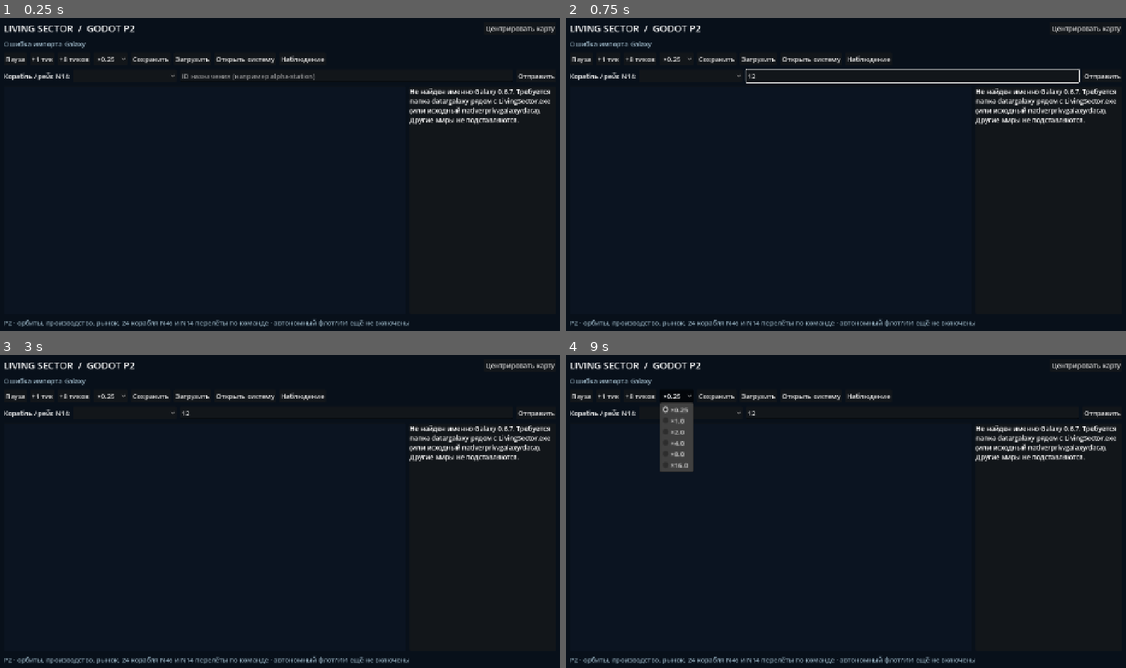
Above: before the commit, frames 1-4 (two rows, left to right).
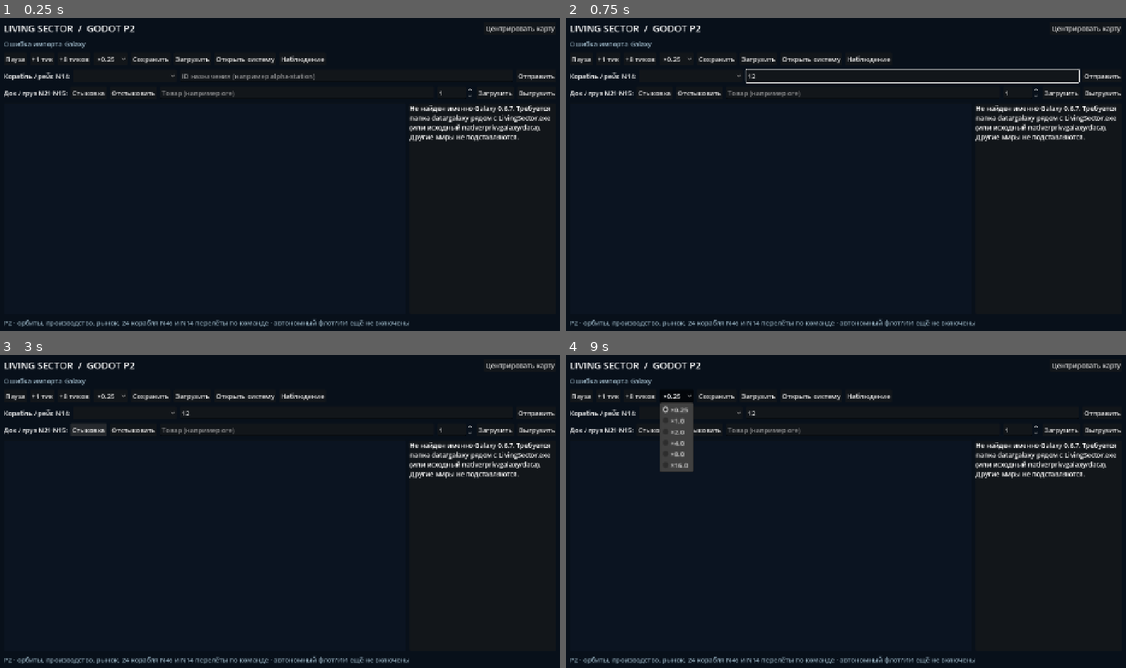
Above: after the commit, the same moments.

Repository: Mefits/Living-Sector
Game: Godot game, scene res://scenes/main.tscn
Same seed, same stepped clock (60 frames per second), same inputs: the game is played once before the commit and once after it.
Inputs (mouse positions are in pixels of both pictures, inside the frame that each line leads up to):
- Up to frame 1 (0.25 s): no input
- Up to frame 2 (0.75 s): click (913, 77) at 0.52 s; type "12" at 0.6 s
- Up to frame 3 (3 s): click "Загрузить" at 1.25 s; click "Отправить" at 2 s; click (89, 430) at 2.75 s, where only the run after the commit has a clickable "Стыковка"
- Up to frame 4 (9 s): click (700, 430) at 3.5 s, where only the run after the commit has a clickable "Отстыковать"; click "Загрузить" at 4.25 s; click (1103, 430) at 5 s, where only the run after the commit has a clickable "Выгрузить"; click "Центрировать карту" at 5.75 s; click "Пауза" at 6.5 s; click "+1 тик" at 7.25 s; click "+8 тиков" at 8 s; click "×0.25" at 8.75 s

The runs differ from the first frame. In frame 1, 2.5% of the frame differs, in the area x 0-100%, y 22-40%; in frame 2, 2.5%; in frame 3, 2.7%; in frame 4, 2.4%.

Commit message:
P2 Gate2: F5 interactive dock, undock, load and unload controls on one N39 World

Diff:
--- a/godot/scripts/main.gd
+++ b/godot/scripts/main.gd
@@ -32,6 +32,8 @@
 var _observer_button: Button
 var _ship_choice: OptionButton
 var _ship_destination: LineEdit
+var _cargo_commodity: LineEdit
+var _cargo_quantity: SpinBox
 
 func _ready() -> void:
     var background := ColorRect.new()
@@ -136,6 +138,39 @@
     depart_button.text = "Отправить"
     depart_button.pressed.connect(_depart_selected_ship)
     ship_orders.add_child(depart_button)
+
+    # N21/N15 explicit physical logistics. This is NOT a paid trade or
+    # second warehouse: all buttons call the same N158 single-World Apply.
+    var logistics := HBoxContainer.new()
+    logistics.add_theme_constant_override("separation", 8)
+    root.add_child(logistics)
+    var cargo_caption := Label.new()
+    cargo_caption.text = "Док / груз N21·N15:"
+    logistics.add_child(cargo_caption)
+    for spec in [{"text": "Стыковка", "action": "dock"},
+            {"text": "Отстыковать", "action": "undock"}]:
+        var button := Button.new()
+        button.text = str(spec["text"])
+        button.pressed.connect(_ship_logistics.bind(str(spec["action"])))
+        logistics.add_child(button)
+    _cargo_commodity = LineEdit.new()
+    _cargo_commodity.placeholder_text = "Товар (например ore)"
+    _cargo_commodity.custom_minimum_size = Vector2(170, 0)
+    _cargo_commodity.size_flags_horizontal = Control.SIZE_EXPAND_FILL
+    logistics.add_child(_cargo_commodity)
+    _cargo_quantity = SpinBox.new()
+    _cargo_quantity.min_value = 1
+    _cargo_quantity.max_value = 1000
+    _cargo_quantity.step = 1
+    _cargo_quantity.rounded = true
+    _cargo_quantity.value = 1
+    logistics.add_child(_cargo_quantity)
+    for spec in [{"text": "Загрузить", "action": "load"},
+            {"text": "Выгрузить", "action": "unload"}]:
+        var button := Button.new()
+        button.text = str(spec["text"])
+        button.pressed.connect(_ship_logistics.bind(str(spec["action"])))
+        logistics.add_child(button)
 
     var columns := HBoxContainer.new()
     columns.size_flags_vertical = Control.SIZE_EXPAND_FILL
@@ -363,6 +398,8 @@
         var label_text: String = "%s · %s · %s" % [
             str(ship.get("name", id)), str(ship.get("class", "?")),
             str(ship.get("location", "в полёте"))]
+        if not str(ship.get("docked_at", "")).is_empty():
+            label_text += " · пристыкован"
         var index: int = _ship_choice.item_count
         _ship_choice.add_item(label_text)
         _ship_choice.set_item_metadata(index, str(id))
@@ -393,6 +430,42 @@
         _refresh_selection()
     else:
         _notice = "Рейс отклонён: " + str(outcome.get("reason", "unknown"))
+    _update_status()
+
+
+func _ship_logistics(action: String) -> void:
+    if _runner == null or not _fatal_restore_error.is_empty() or not _runtime_failure().is_empty():
+        return
+    if _ship_choice == null or _ship_choice.selected < 0:
+        _notice = "Нет доступного корабля"
+        _update_status()
+        return
+    var ship_id: String = str(_ship_choice.get_item_metadata(_ship_choice.selected))
+    # The receipt sequence is saved in the ONE N39 world, so a restored
+    # game never silently replays an earlier UI command.
+    var snapshot: Dictionary = _runner.economy_snapshot()
+    var used: int = snapshot.get("dock_receipts", {}).size() + snapshot.get("cargo_receipts", {}).size()
+    var operation_id: String = "ui:%s:%s:%d" % [action, ship_id, used + 1]
+    var result: Dictionary = {}
+    if action == "dock":
+        result = _runner.request_ship_dock(ship_id, operation_id)
+    elif action == "undock":
+        result = _runner.request_ship_undock(ship_id, operation_id)
+    else:
+        var commodity: String = _cargo_commodity.text.strip_edges().to_lower()
+        if commodity.is_empty():
+            _notice = "Укажи товар (например ore)"
+            _update_status()
+            return
+        result = _runner.request_ship_cargo(ship_id, operation_id, action,
+            {commodity: int(_cargo_quantity.value)})
+    if result.get("ok", false):
+        _notice = "N21/N15: %s — %s (тик %d)" % [ship_id, action, _runner.tick_count]
+        _populate_ship_choices()
+        _refresh_observer()
+        _refresh_selection()
+    else:
+        _notice = "Операция отклонена: " + str(result.get("reason", "unknown"))
     _update_status()
 
 
